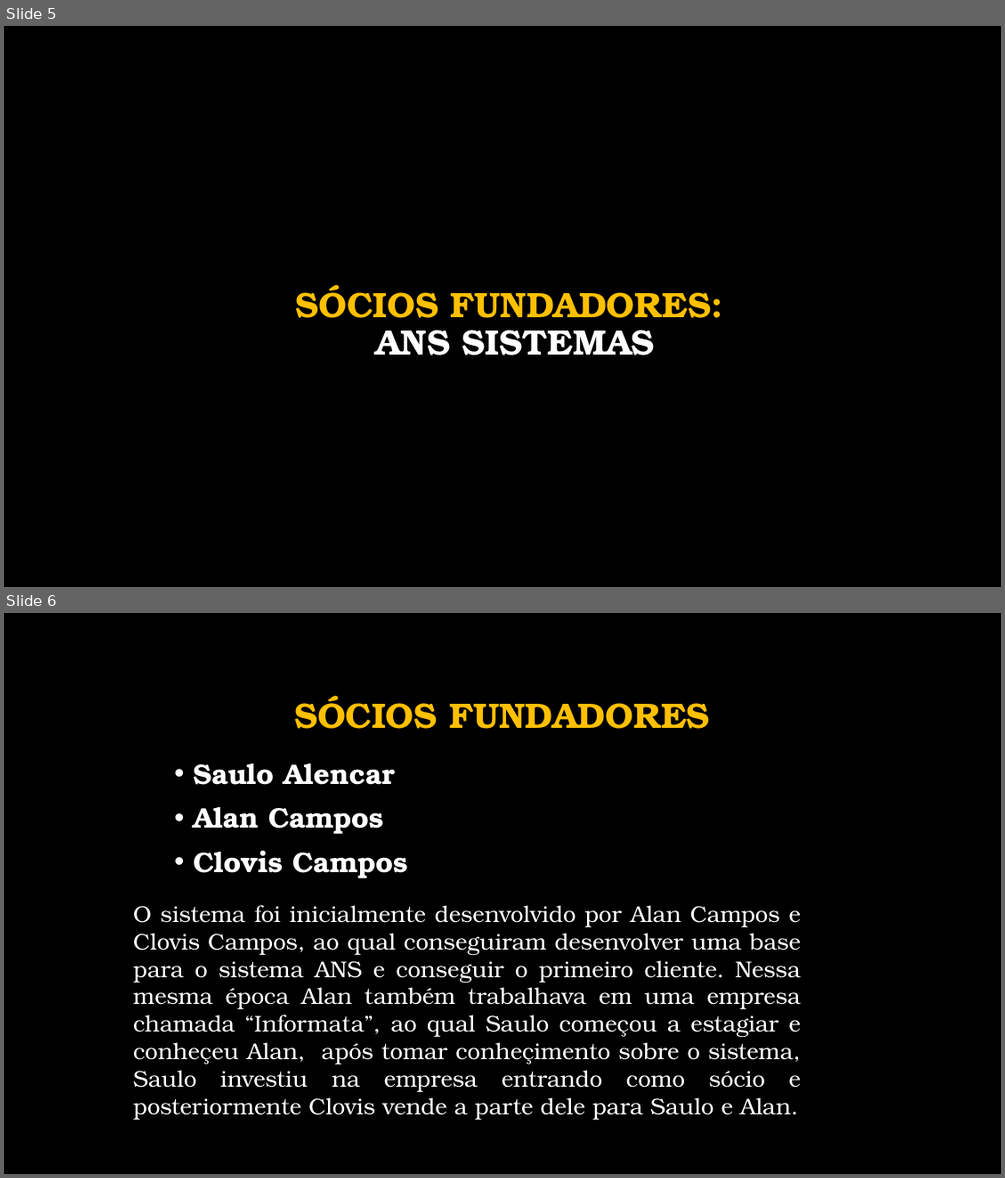
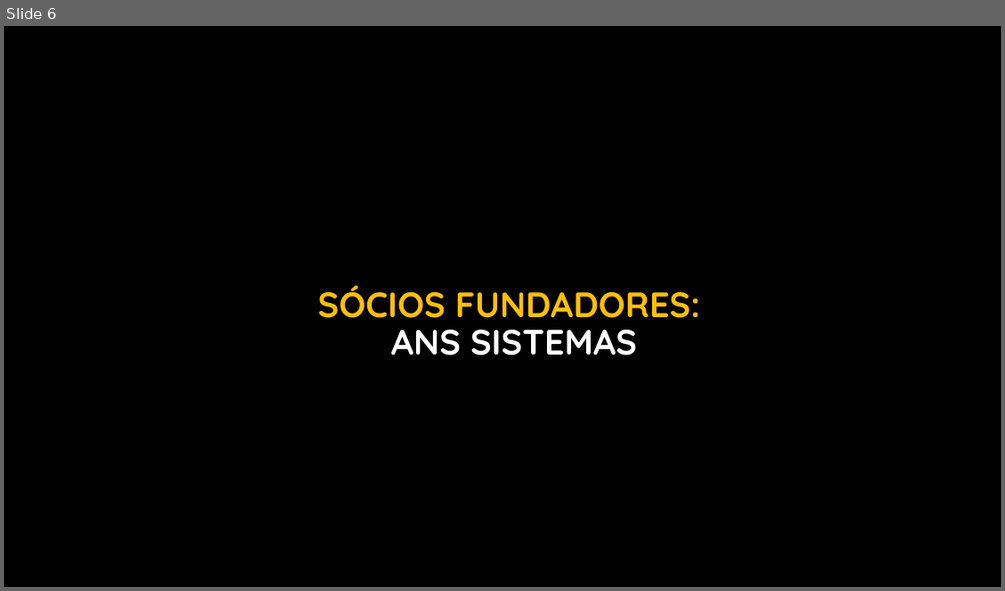
Before and after one commit to BrunoFelix/Restoran, a slide deck: Docs/Apresentação ANS Sistemas (Fundamentos da Gestao).pptx. Shown one above the other, each under a label of ours: slides 5 and 6 before the commit, slide 6 after it. The pictures are 1005x1178 and 1005x591 pixels, drawn with LibreOffice and Linux fonts; fonts in the diff are those of the drawing; background and template pictures are left out. Boxes give left, top, right and bottom in pixels: in the first picture for what was removed or moved away, otherwise in the second. Text is boxed around its words. In the diff, an @@ line names an element or a change of style, - is before the commit and + after.

```diff
--- a/Docs/Apresentação ANS Sistemas (Fundamentos da Gestao).pptx
+++ b/Docs/Apresentação ANS Sistemas (Fundamentos da Gestao).pptx
@@ slide 6 removed at box(4, 613, 1001, 1174), background picture (left out) @@
@@ title removed at box(294, 696, 710, 729) @@
-SÓCIOS FUNDADORES
@@ text removed at box(193, 763, 408, 878) @@
-• Saulo Alencar
-• Alan Campos
-• Clovis Campos
@@ text removed at box(133, 905, 801, 1119) @@
-O sistema foi inicialmente desenvolvido por Alan Campos e Clovis Campos, ao qual conseguiram desenvolver uma base para o sistema ANS e conseguir o primeiro cliente. Nessa mesma época Alan também trabalhava em uma empresa chamada “Informata”, ao qual Saulo começou a estagiar e conheçeu Alan, após tomar conheçimento sobre o sistema, Saulo investiu na empresa entrando como sócio e posteriormente Clovis vende a parte dele para Saulo e Alan.
@@ what was slide 5 is now slide 6 @@
@@ slide 6 changed as well @@
@@ title "SÓCIOS FUNDADORES: ANS SISTEMAS" at box(318, 285, 700, 355): font TeX Gyre Bonum to Quicksand @@
```
Also in this commit, not shown: 20 other slides changed, 8 slides added, 2 other slides removed.
